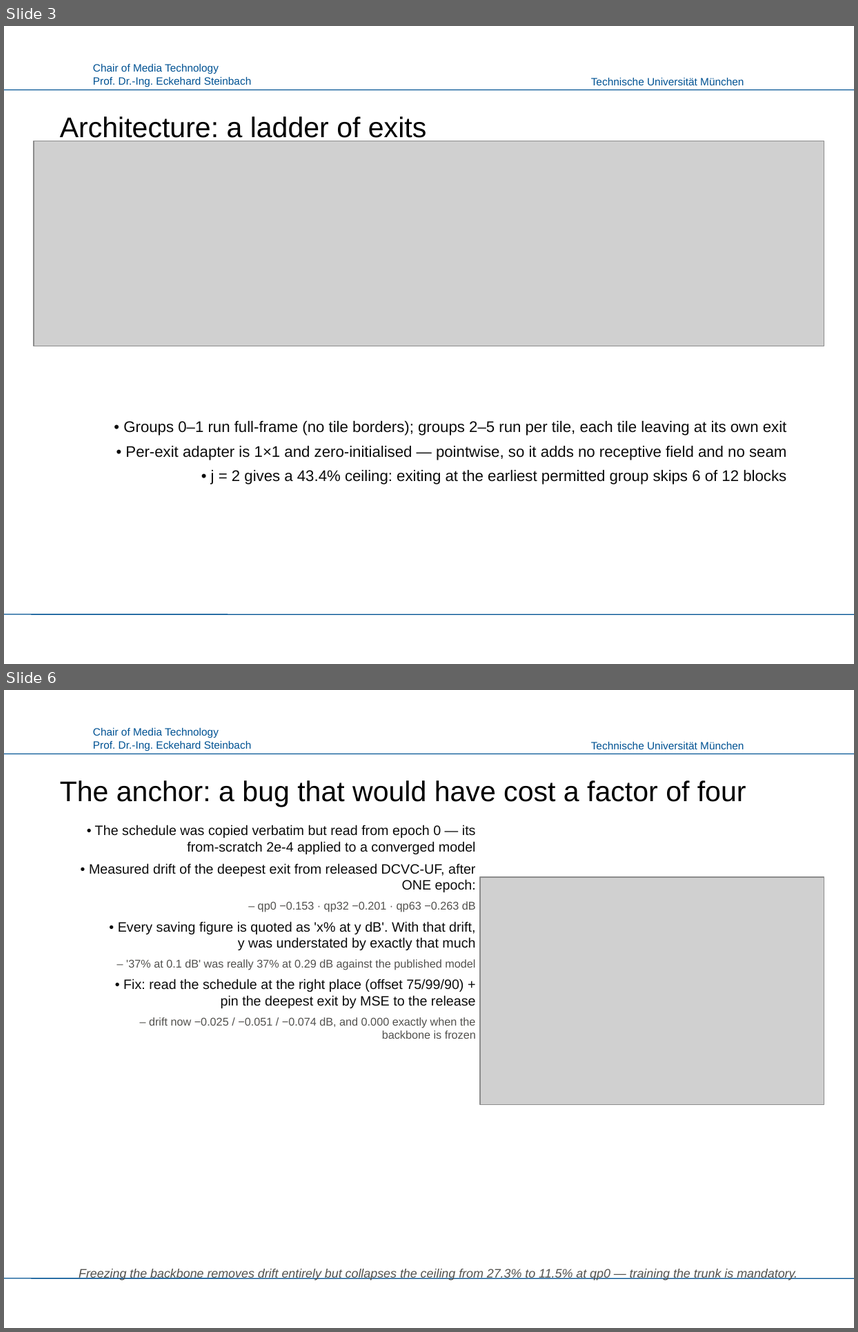
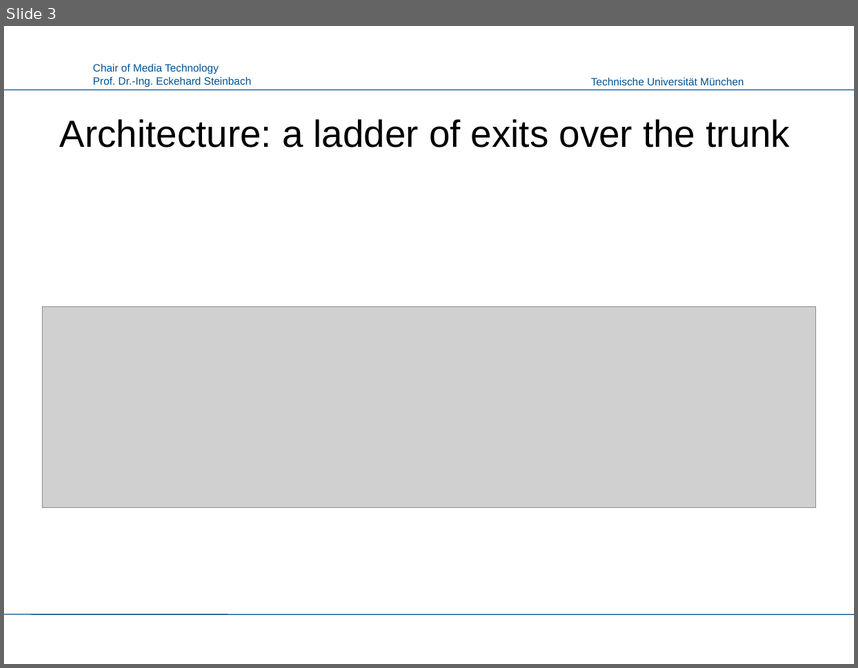
Before and after one commit to canerim/FLEX-FLOP, a slide deck: paper/FLEX-UF_LMT.pptx. Shown one above the other, each under a label of ours: slides 3 and 6 before the commit, slide 3 after it; the slides between them are not shown. The pictures are 858x1332 and 858x668 pixels, drawn with LibreOffice and Linux fonts; fonts in the diff are those of the drawing; grey boxes stand for pictures; background and template pictures are left out. Boxes give left, top, right and bottom in pixels: in the first picture for what was removed or moved away, otherwise in the second. Text is boxed around its words. In the diff, an @@ line names an element or a change of style, - is before the commit and + after.

```diff
--- a/paper/FLEX-UF_LMT.pptx
+++ b/paper/FLEX-UF_LMT.pptx
@@ slide 6 removed at (x1=4, y1=690, x2=854, y2=1328), background #FFFFFF; not listed: 4 template elements that a slide beside it also shows @@
@@ title removed at (x1=60, y1=780, x2=746, y2=807) @@
-The anchor: a bug that would have cost a factor of four
@@ text removed at (x1=89, y1=825, x2=476, y2=1038) @@
-• The schedule was copied verbatim but read from epoch 0 — its from-scratch 2e-4 applied to a converged model
-• Measured drift of the deepest exit from released DCVC-UF, after ONE epoch:
-  – qp0 −0.153 · qp32 −0.201 · qp63 −0.263 dB
-• Every saving figure is quoted as 'x% at y dB'. With that drift, y was understated by exactly that much
-  – '37% at 0.1 dB' was really 37% at 0.29 dB against the published model
-• Fix: read the schedule at the right place (offset 75/99/90) + pin the deepest exit by MSE to the release
-  – drift now −0.025 / −0.051 / −0.074 dB, and 0.000 exactly when the backbone is frozen
@@ picture removed at (x1=480, y1=877, x2=824, y2=1104) @@
@@ text removed at (x1=79, y1=1268, x2=797, y2=1280) @@
-Freezing the backbone removes drift entirely but collapses the ceiling from 27.3% to 11.5% at qp0 — training the trunk is mandatory.
@@ slide 3 changed as well @@
@@ title at (x1=60, y1=119, x2=791, y2=147): text changed; size 24 to 32 pt @@
-Architecture: a ladder of exits
+Architecture: a ladder of exits over the trunk
@@ picture resized from (x1=34, y1=141, x2=824, y2=345) to (x1=42, y1=307, x2=816, y2=507) @@
@@ text removed at (x1=123, y1=421, x2=787, y2=484) @@
-• Groups 0–1 run full-frame (no tile borders); groups 2–5 run per tile, each tile leaving at its own exit
-• Per-exit adapter is 1×1 and zero-initialised — pointwise, so it adds no receptive field and no seam
-• j = 2 gives a 43.4% ceiling: exiting at the earliest permitted group skips 6 of 12 blocks
```
Also in this commit, not shown: 3 other slides changed, 8 slides added, 7 other slides removed, 10 other files.
